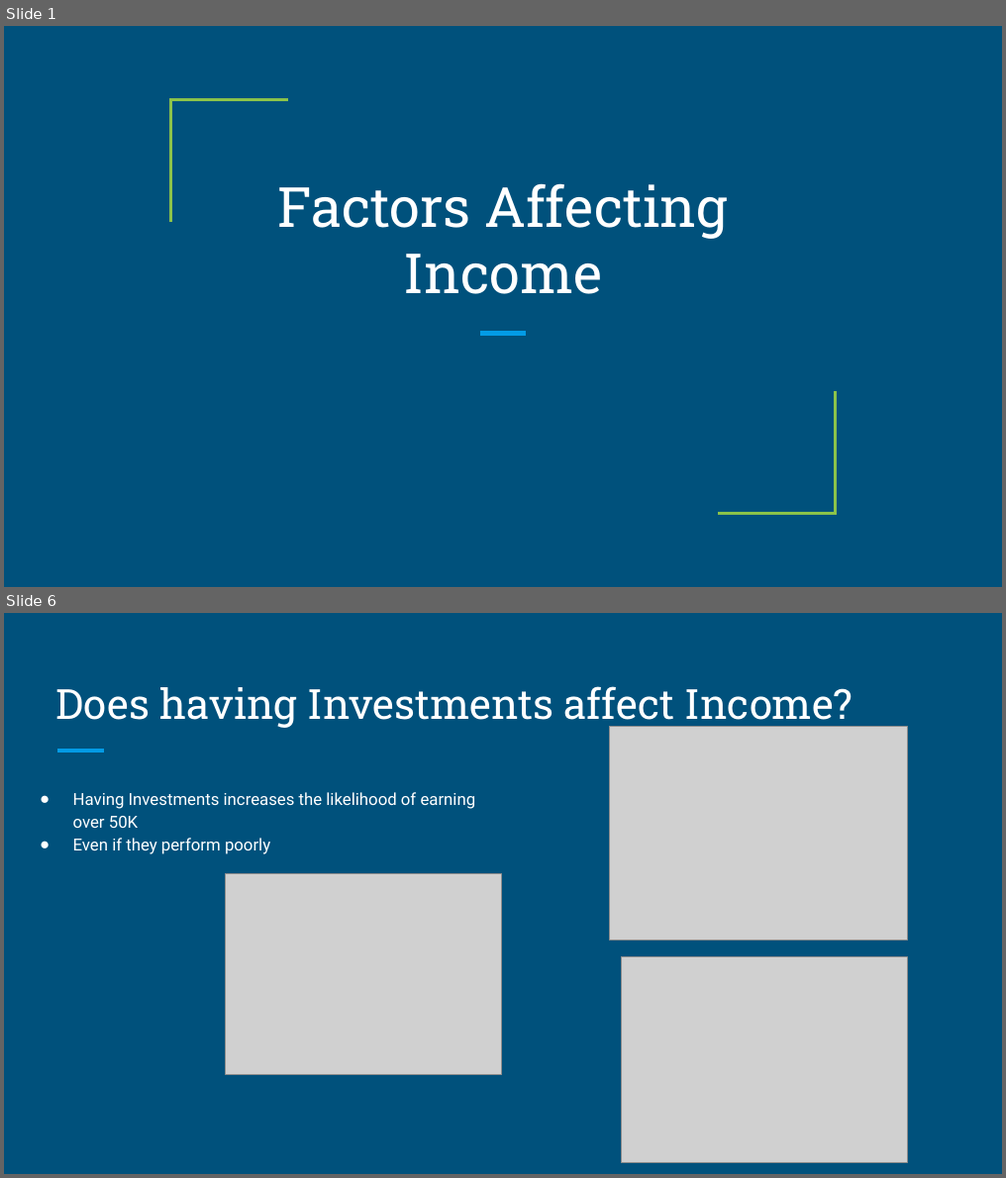
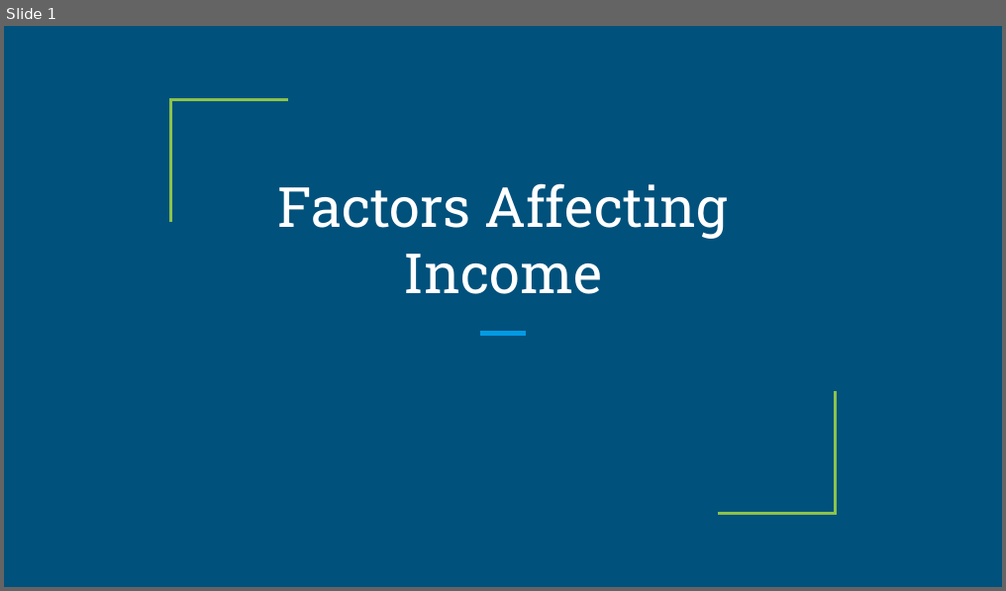
Before and after one commit to matthewgalloway/salary_predictions, a slide deck: Presentation.pptx. Shown one above the other, each under a label of ours: slides 1 and 6 before the commit, slide 1 after it; the slides between them are not shown. The pictures are 1006x1178 and 1006x591 pixels, drawn with LibreOffice and Linux fonts; fonts in the diff are those of the drawing; grey boxes stand for pictures. Boxes give left, top, right and bottom in pixels: in the first picture for what was removed or moved away, otherwise in the second. Text is boxed around its words. In the diff, an @@ line names an element or a change of style, - is before the commit and + after.

```diff
--- a/Presentation.pptx
+++ b/Presentation.pptx
@@ slide 6 removed at <box>4,613,1002,1174</box>, background #00517C @@
@@ title removed at <box>56,686,853,730</box> @@
-Does having Investments affect Income?
@@ picture removed at <box>610,726,907,941</box> @@
@@ line removed from (57, 751) to (104, 751) @@
@@ text removed at <box>73,792,476,855</box> @@
-● Having Investments increases the likelihood of earning over 50K
-● Even if they perform poorly
@@ picture removed at <box>226,873,502,1074</box> @@
@@ picture removed at <box>622,958,907,1163</box> @@
```
Also in this commit, not shown: 5 slides changed, 6 slides added, 5 other slides removed, 5 other files.
